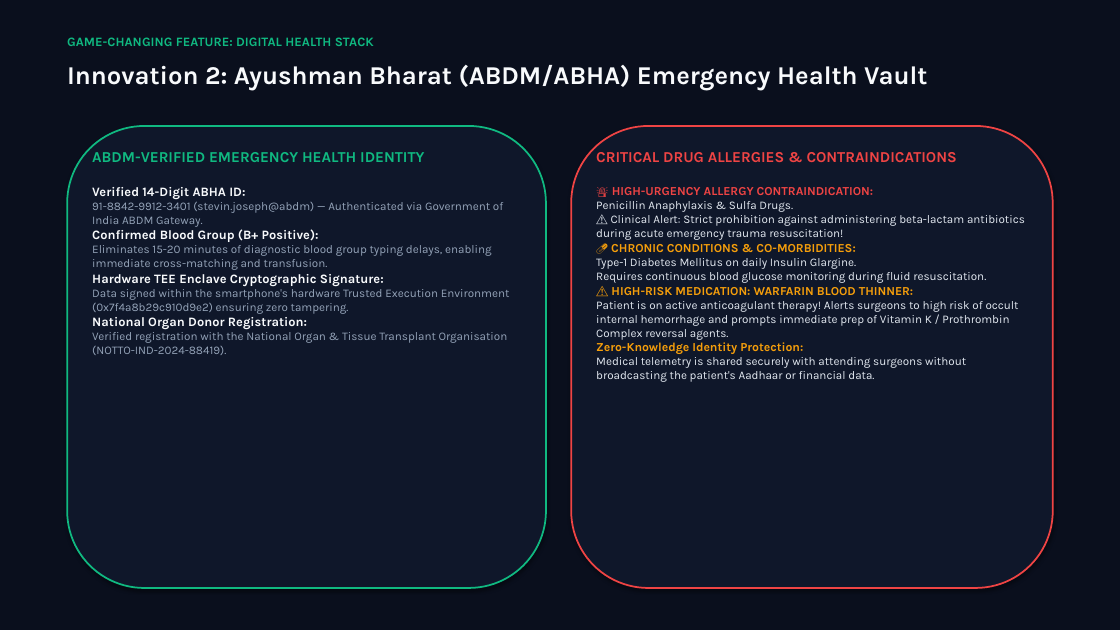
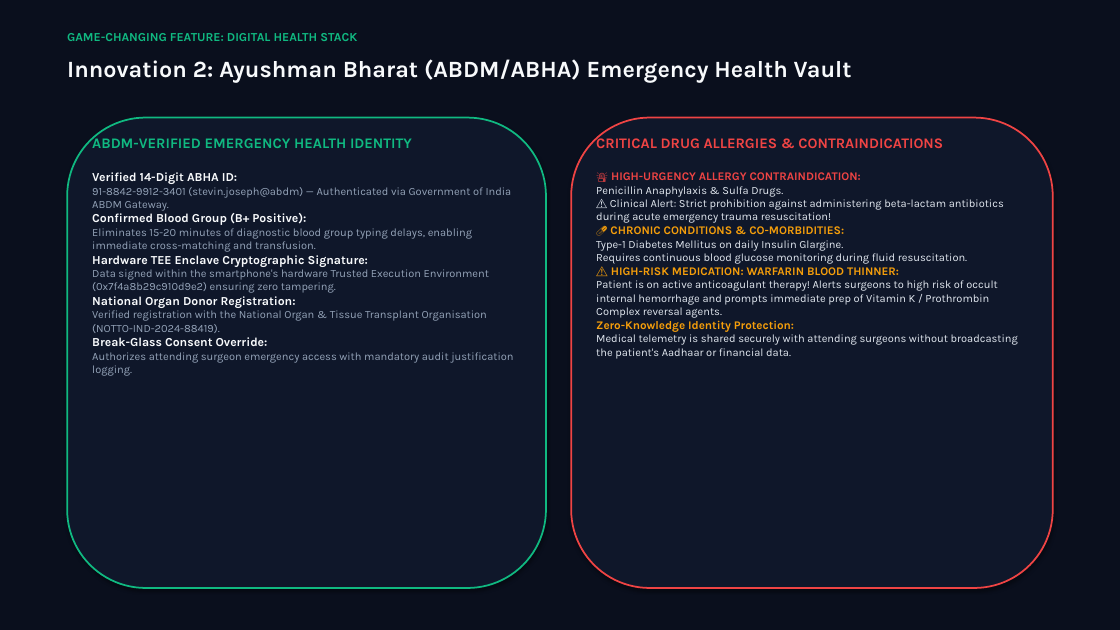
Before and after one commit to StevinJoseph22/Rakshak-AI, a slide deck: slide 15 of Vikist Blueprint/2. PITCH FILES/Rakshak_AI_Master_Presentation.pptx (slide 13 before the commit). Drawn at 1120x630 pixels with LibreOffice and Linux fonts; fonts in the diff are those of the drawing. Boxes give left, top, right and bottom in pixels: in the first picture for what was removed or moved away, otherwise in the second. Text is boxed around its words. In the diff, an @@ line names an element or a change of style, - is before the commit and + after.

```diff
--- a/Vikist Blueprint/2. PITCH FILES/Rakshak_AI_Master_Presentation.pptx
+++ b/Vikist Blueprint/2. PITCH FILES/Rakshak_AI_Master_Presentation.pptx
@@ text "GAME-CHANGING FEATURE: DIGITAL HEALTH STACK" at bbox=[67, 33, 357, 41]: size 11 to 10.5 pt @@
@@ text "Innovation 2: Ayushman Bharat (ABDM/ABHA) ..." at bbox=[67, 59, 852, 83]: size 22 to 20 pt @@
@@ rounded rectangle: place and size @@
-rounded rectangle at bbox=[67, 126, 546, 588]
+rounded rectangle at bbox=[67, 118, 546, 588]
@@ rounded rectangle: place and size @@
-rounded rectangle at bbox=[571, 126, 1053, 588]
+rounded rectangle at bbox=[571, 118, 1053, 588]
@@ text "ABDM-VERIFIED EMERGENCY HEALTH IDENTITY": place and size @@
-text "ABDM-VERIFIED EMERGENCY HEALTH IDENTITY" at bbox=[92, 152, 510, 355]
+text "ABDM-VERIFIED EMERGENCY HEALTH IDENTITY" at bbox=[92, 135, 513, 376]
@@ text at bbox=[92, 135, 512, 333]: size 13 to 12.5 pt in "ABDM-VERIFIED EMERGENCY HEALTH IDENTITY"; size 11 to 10.5 pt in "Verified 14-Digit ABHA ID:", "Confirmed Blood Group (B+ Positive):", "Hardware TEE Enclave Cryptographic Signature:", "National Organ Donor Registration:"; size 10 to 9.5 pt in "91-8842-9912-3401 (stevin.joseph@abdm) — Authenticated via G ...", "Eliminates 15-20 minutes of diagnostic blood group ...", "Data signed within the smartphone's hardware Trusted ...", "Verified registration with the National Organ & ..." @@
@@ text "CRITICAL DRUG ALLERGIES & CONTRAINDICATIONS": place and size @@
-text "CRITICAL DRUG ALLERGIES & CONTRAINDICATIONS" at bbox=[596, 152, 1025, 382]
+text "CRITICAL DRUG ALLERGIES & CONTRAINDICATIONS" at bbox=[596, 135, 1018, 359]
@@ text "CRITICAL DRUG ALLERGIES & CONTRAINDICATIONS" at bbox=[596, 135, 1018, 359]: size 13 to 12.5 pt in "CRITICAL DRUG ALLERGIES & CONTRAINDICATIONS"; size 10.5 to 10 pt in "🚨 HIGH-URGENCY ALLERGY CONTRAINDICATION:", "💊 CHRONIC CONDITIONS & CO-MORBIDITIES:", "⚠️ HIGH-RISK MEDICATION: WARFARIN BLOOD THINNER:", "Zero-Knowledge Identity Protection:"; size 10 to 9.5 pt in "Penicillin Anaphylaxis & Sulfa Drugs. ⚠️ Clinical ...", "Type-1 Diabetes Mellitus on daily Insulin Glargine. ...", "Patient is on active anticoagulant therapy! Alerts ...", "Medical telemetry is shared securely with attending ..." @@
@@ text at bbox=[92, 337, 513, 376]: paragraph added @@
+Break-Glass Consent Override:
+Authorizes attending surgeon emergency access with mandatory audit justification logging.
```
Also in this commit, not shown: 15 other slides changed, 4 slides added, 2 slides removed, 8 other files.
